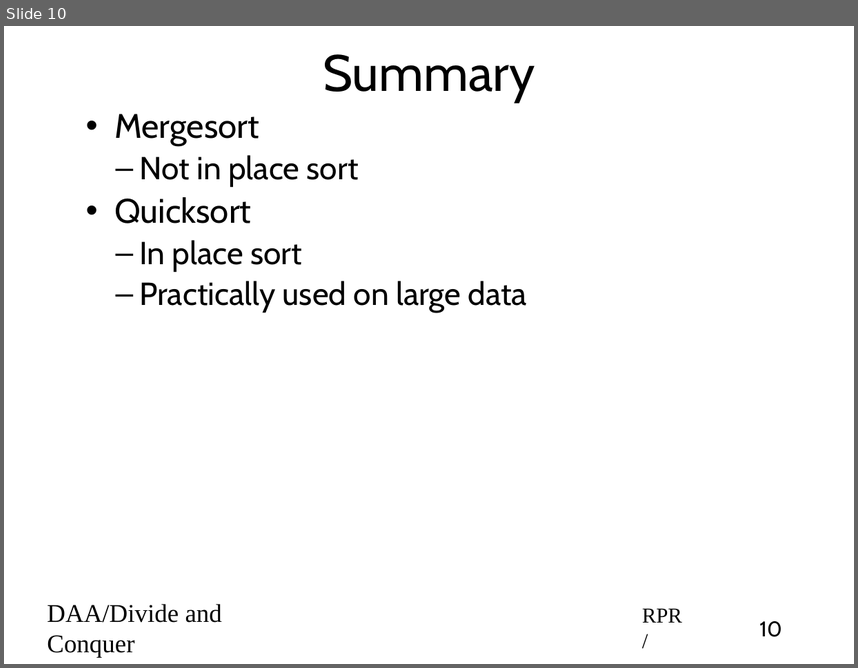
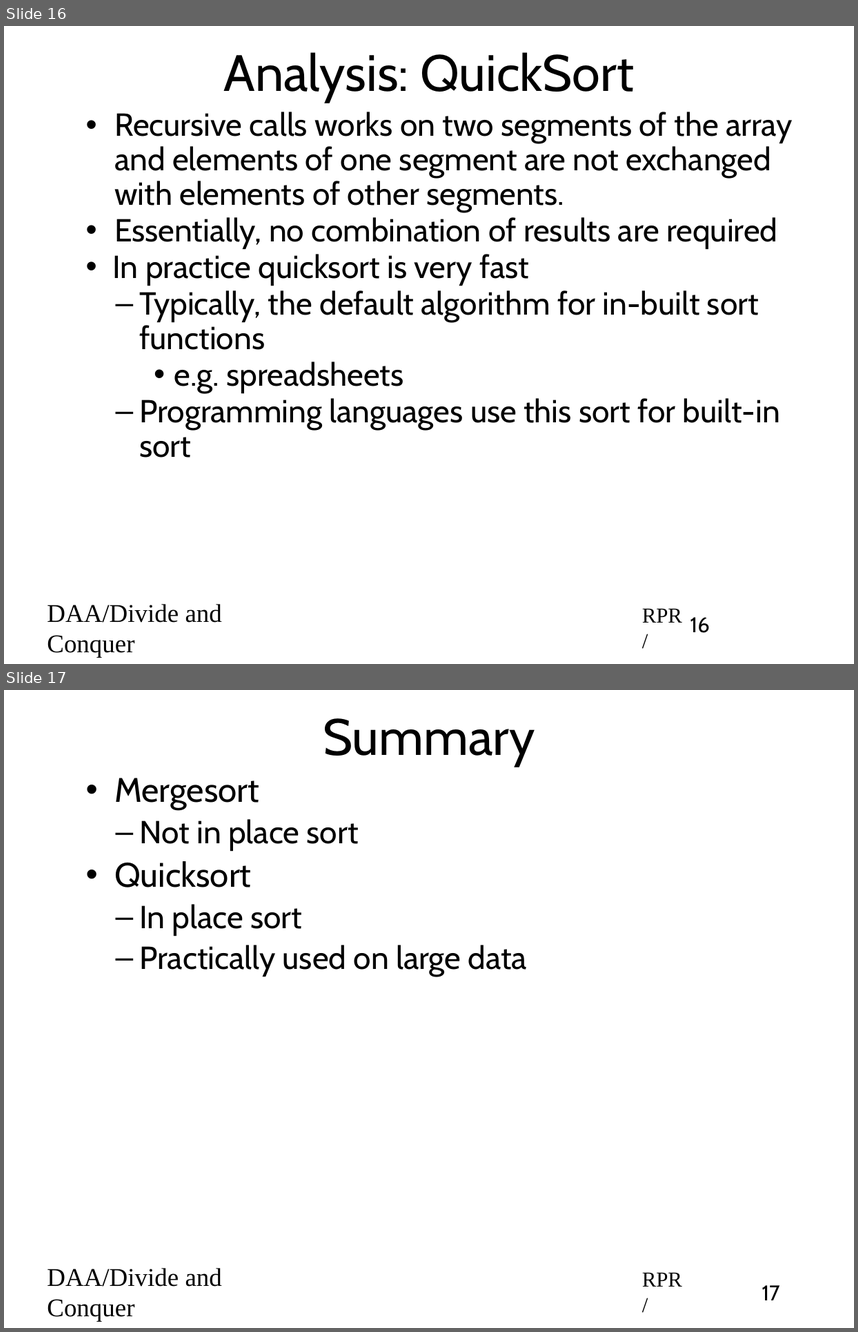
Before and after one commit to rprustagi/2019_20-Even-18CS42-DAA, a slide deck: Slides/2020-Even-DAA-L12-Divide-Conquer-Quicksort.pptx. Shown one above the other, each under a label of ours: slide 10 before the commit, slides 16 and 17 after it. The pictures are 858x668 and 858x1332 pixels, drawn with LibreOffice and Linux fonts; fonts in the diff are those of the drawing. Boxes give left, top, right and bottom in pixels: in the first picture for what was removed or moved away, otherwise in the second. Text is boxed around its words. In the diff, an @@ line names an element or a change of style, - is before the commit and + after.

```diff
--- a/Slides/2020-Even-DAA-L12-Divide-Conquer-Quicksort.pptx
+++ b/Slides/2020-Even-DAA-L12-Divide-Conquer-Quicksort.pptx
@@ slide 16 added at (x1=4, y1=26, x2=854, y2=664), background #FFFFFF @@
@@ title added at (x1=224, y1=52, x2=634, y2=102), 48 pt, text #000000 @@
+Analysis: QuickSort
@@ text added at (x1=113, y1=112, x2=792, y2=457), 30 pt, text #000000 @@
+• Recursive calls works on two segments of the array and elements of one segment are not exchanged with elements of other segments.
+• Essentially, no combination of results are required
+• In practice quicksort is very fast
+  – Typically, the default algorithm for in-built sort functions
+    • e.g. spreadsheets
+  – Programming languages use this sort for built-in sort
@@ text added at (x1=47, y1=604, x2=222, y2=657), 24 pt, text #000000 @@
+DAA/Divide and Conquer
@@ text added at (x1=642, y1=608, x2=682, y2=622), 20 pt, text #000000 @@
+RPR/
@@ page number added at (x1=690, y1=617, x2=709, y2=633), 20 pt, text #000000 @@
+16
@@ what was slide 10 is now slide 17 @@
@@ page number at (x1=762, y1=1285, x2=780, y2=1300): text changed @@
-10
+17
```
Also in this commit, not shown: 6 slides changed, 7 other slides added, 1 other file.
